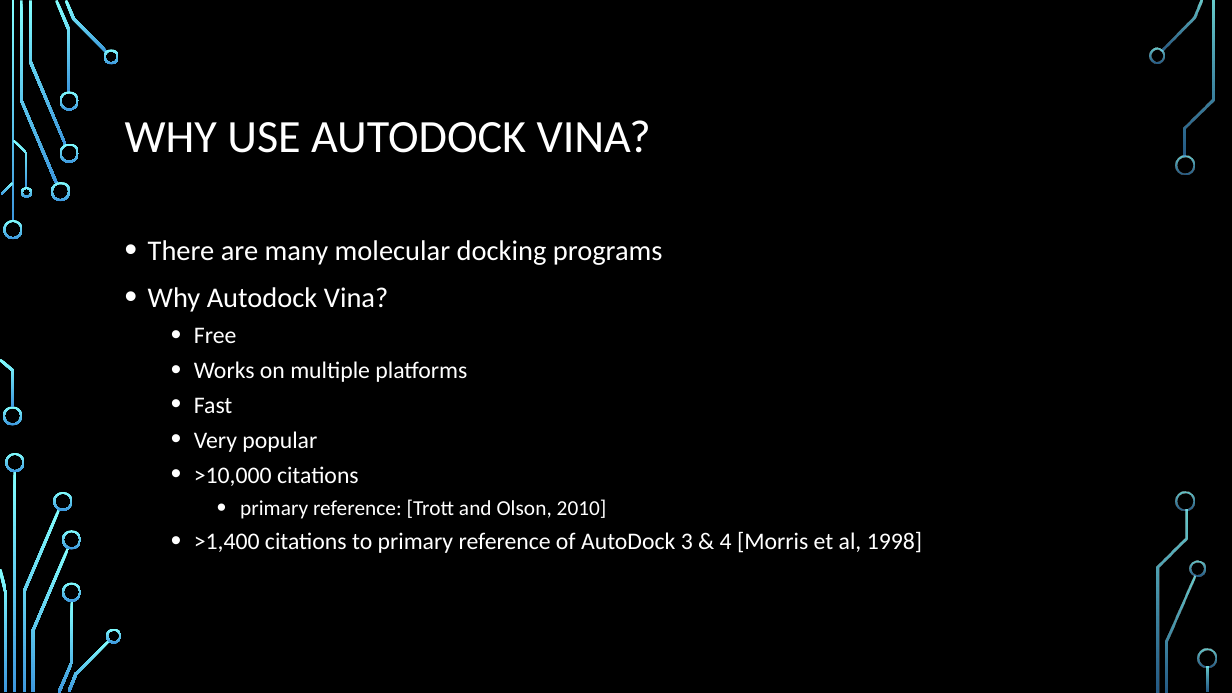
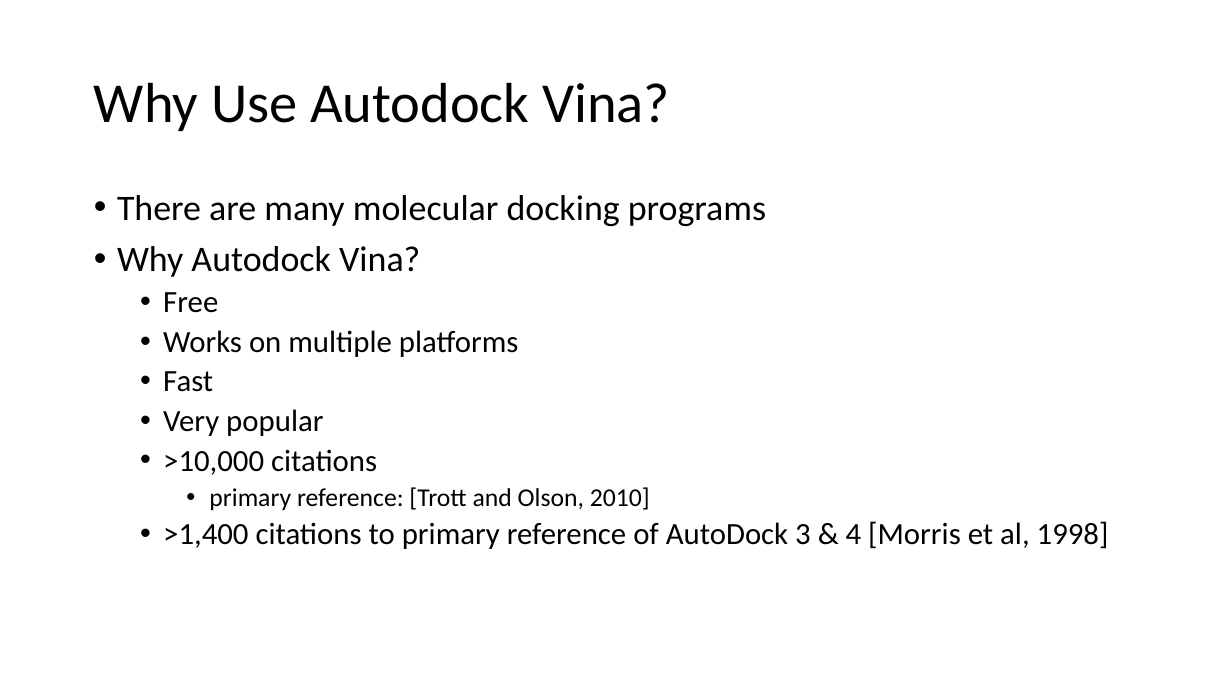
Before and after one commit to CCBatIIT/modelingworkshop, a slide deck: slide 9 of slides/2-2-molecular_docking.pptx. Drawn at 1232x693 pixels with LibreOffice and Linux fonts; fonts in the diff are those of the drawing; background and template pictures are left out. Boxes give left, top, right and bottom in pixels: in the first picture for what was removed or moved away, otherwise in the second. Text is boxed around its words. In the diff, an @@ line names an element or a change of style, - is before the commit and + after.

```diff
--- a/slides/2-2-molecular_docking.pptx
+++ b/slides/2-2-molecular_docking.pptx
@@ background picture (left out) to #FFFFFF @@
@@ title at (94, 82, 670, 131): text changed; size 36 to 44 pt; text colour #FFFFFF to #000000 @@
-WHY USE AUTODOCK VINA?
+Why Use Autodock Vina?
@@ text "There are many molecular docking ...": place and size @@
-text "There are many molecular docking ..." at (148, 240, 922, 553)
+text "There are many molecular docking ..." at (117, 195, 1109, 549)
@@ text "There are many molecular docking ..." at (117, 195, 1109, 549): size 22.2 to 28 pt in "There are many molecular docking programs", "Why Autodock Vina?"; text colour #FFFFFF to #000000; size 18.5 to 24 pt in "Free", "Works on multiple platforms", "Fast", "Very popular" and 2 more places; size 16.6 to 20 pt in "primary reference: [Trott and Olson, 2010]"; line spacing 1 to 0.9 @@
@@ group removed at (0, 0, 1217, 693): 33 freeform shapes, 3 rectangles @@
```
Also in this commit, not shown: 16 other slides changed, 9 other files.
